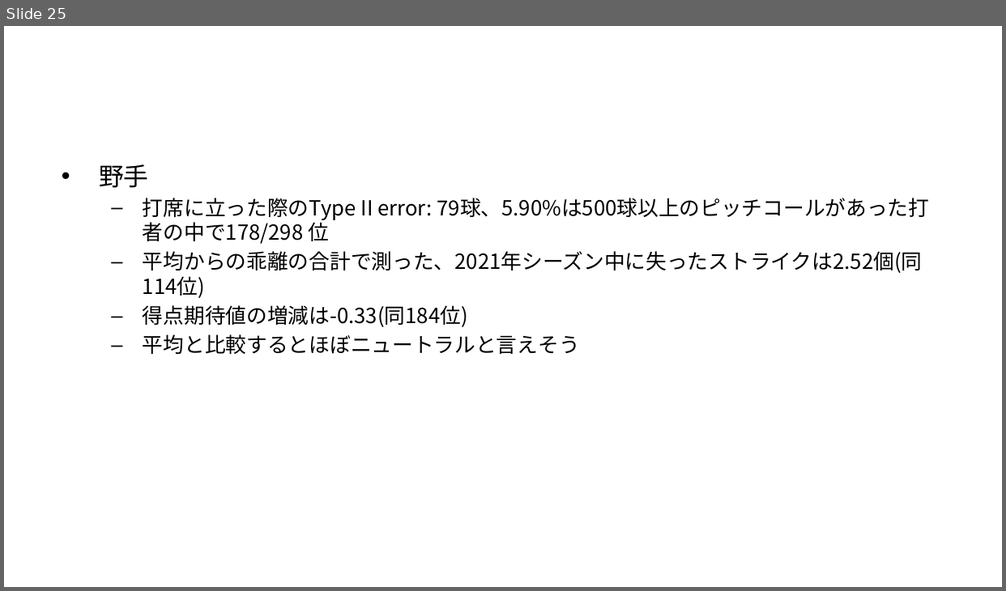
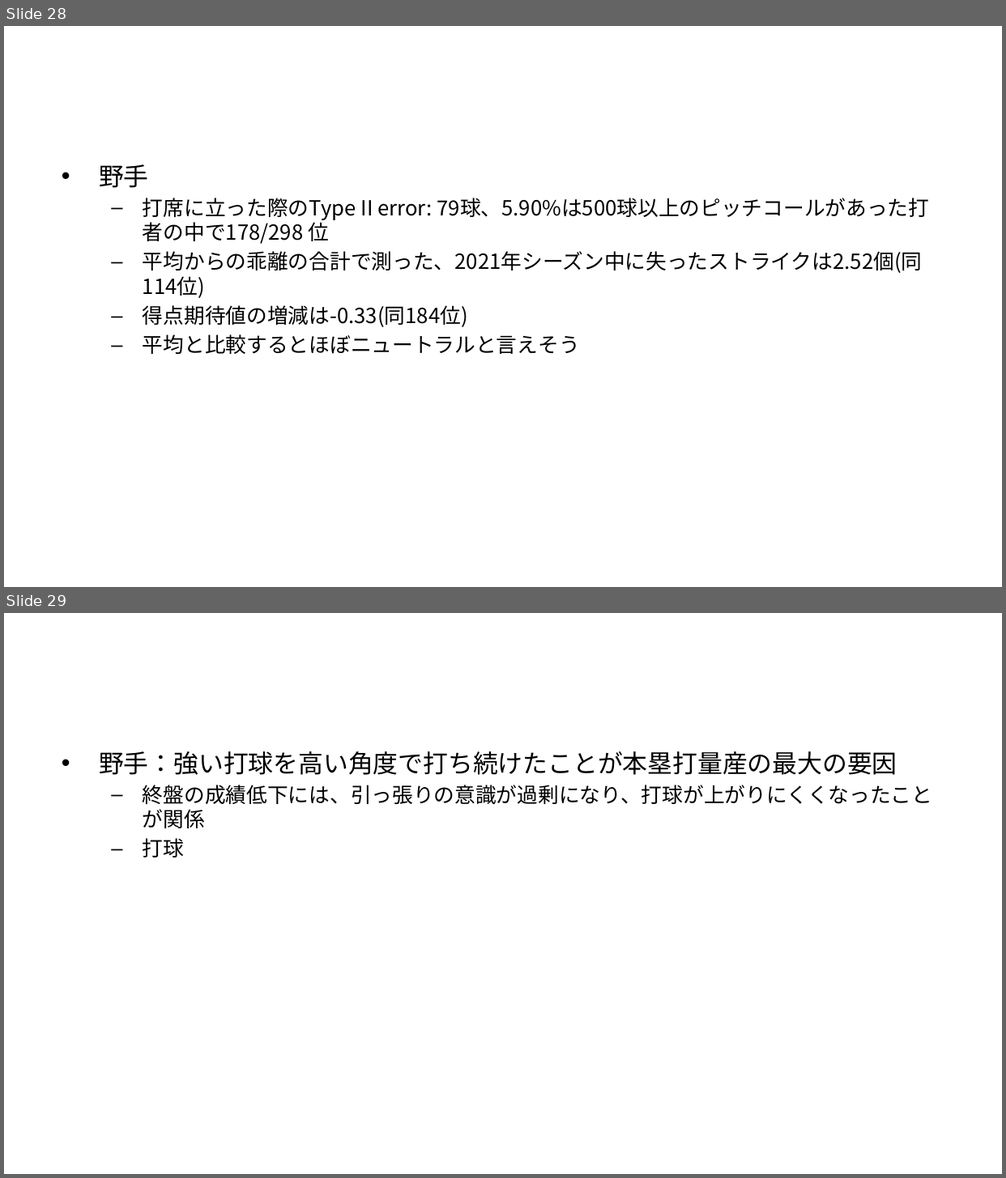
Before and after one commit to T-Reio/ohtani_analyze, a slide deck: slides/ohtani_tj.pptx. Shown one above the other, each under a label of ours: slide 25 before the commit, slides 28 and 29 after it. The pictures are 1006x591 and 1006x1178 pixels, drawn with LibreOffice and Linux fonts; fonts in the diff are those of the drawing; background and template pictures are left out. Boxes give left, top, right and bottom in pixels: in the first picture for what was removed or moved away, otherwise in the second. Text is boxed around its words. In the diff, an @@ line names an element or a change of style, - is before the commit and + after.

```diff
--- a/slides/ohtani_tj.pptx
+++ b/slides/ohtani_tj.pptx
@@ slide 29 added at (4,613,1002,1174), background #FFFFFF @@
@@ title added at (54,636,953,729), 48 pt, text #FFFFFF, bold @@
+まとめ
@@ text added at (99,752,932,858), 20 pt, text #000000 @@
+• 野手：強い打球を高い角度で打ち続けたことが本塁打量産の最大の要因
+  – 終盤の成績低下には、引っ張りの意識が過剰になり、打球が上がりにくくなったことが関係
+  – 打球
@@ what was slide 25 is now slide 28 @@
```
Also in this commit, not shown: 3 slides changed, 3 other slides added, 2 other files.
